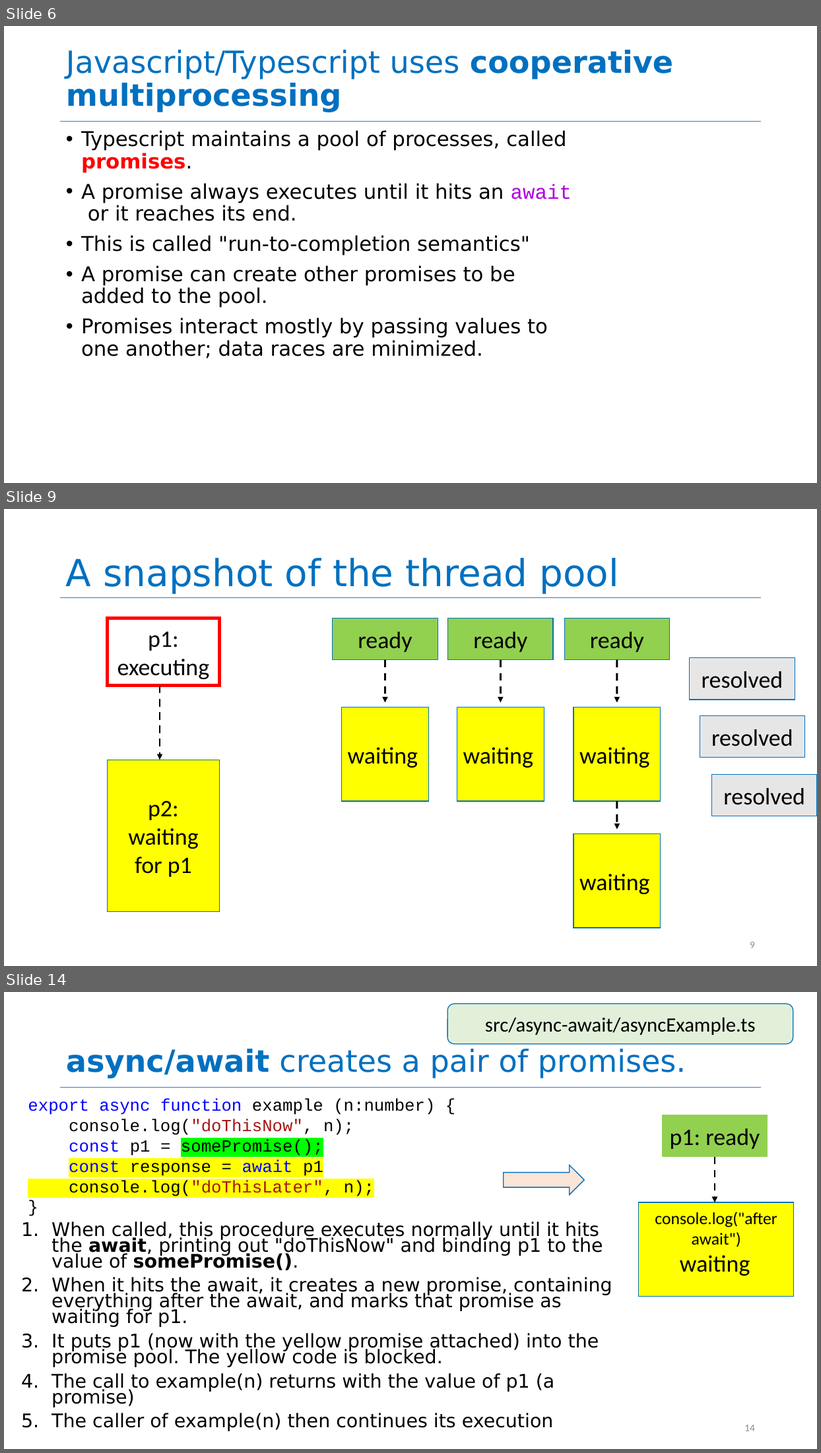
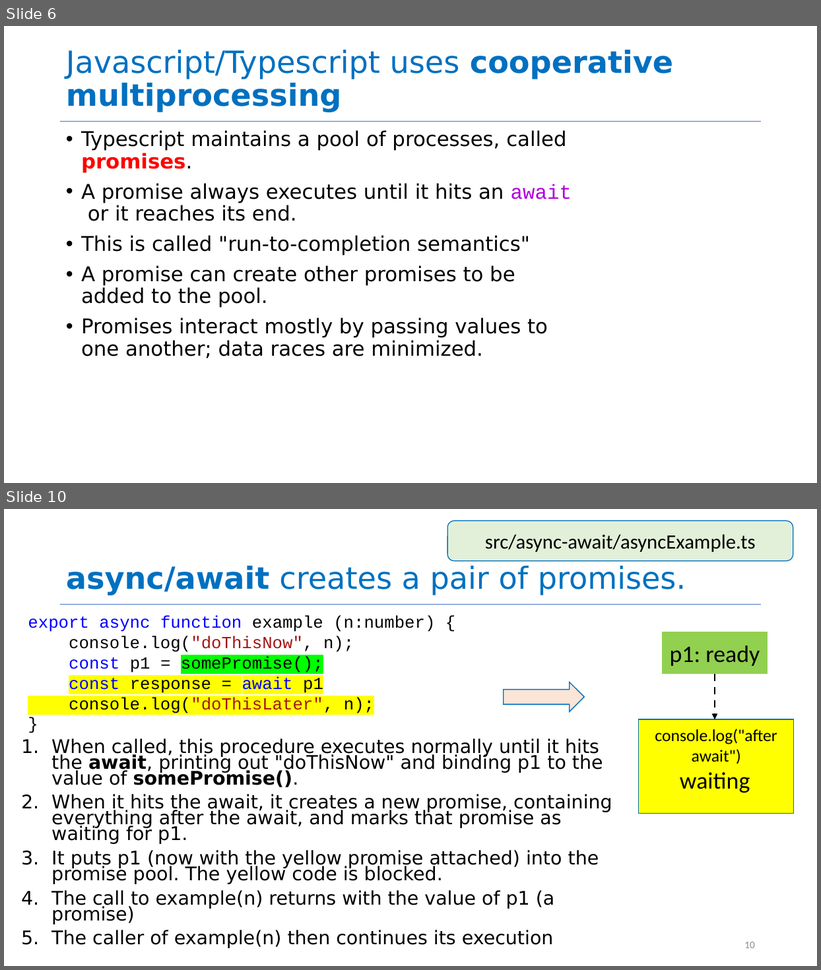
Before and after one commit to neu-se/CS4530-Fall-2024, a slide deck: Slides/Module 06 Concurrency Patterns in Typescript.pptx. Shown one above the other, each under a label of ours: slides 6, 9 and 14 before the commit, slides 6 and 10 after it; the slides between them are not shown. The pictures are 821x1453 and 821x970 pixels, drawn with LibreOffice and Linux fonts; fonts in the diff are those of the drawing. Boxes give left, top, right and bottom in pixels: in the first picture for what was removed or moved away, otherwise in the second. Text is boxed around its words. In the diff, an @@ line names an element or a change of style, - is before the commit and + after.

Commit message:
removed slides 8-11 and added new graphics to add webAPI and message queue

```diff
--- a/Slides/Module 06 Concurrency Patterns in Typescript.pptx
+++ b/Slides/Module 06 Concurrency Patterns in Typescript.pptx
@@ slide 9 removed at [4,509,817,966], background #FFFFFF @@
@@ title removed at [66,558,619,594] @@
-A snapshot of the thread pool
@@ line removed from (60, 597) to (762, 597) @@
@@ rectangle removed at [107,618,220,686] @@
-p1: executing
@@ rectangle removed at [333,618,438,660] @@
-ready
@@ rectangle removed at [448,618,554,660] @@
-ready
@@ rectangle removed at [564,618,670,660] @@
-ready
@@ arrow removed from (385, 660) to (385, 703) @@
@@ arrow removed from (500, 660) to (500, 703) @@
@@ arrow removed from (617, 660) to (617, 703) @@
@@ rectangle removed at [690,658,795,700] @@
-resolved
@@ arrow removed from (160, 686) to (160, 760) @@
@@ rectangle removed at [342,707,429,801] @@
-waiting
@@ rectangle removed at [457,707,545,801] @@
-waiting
@@ rectangle removed at [574,707,661,801] @@
-waiting
@@ rectangle removed at [700,716,805,758] @@
-resolved
@@ rectangle removed at [107,760,220,912] @@
-p2: waiting for p1
@@ rectangle removed at [712,774,817,817] @@
-resolved
@@ arrow removed from (617, 801) to (617, 829) @@
@@ rectangle removed at [574,834,661,928] @@
-waiting
@@ page number removed at [750,942,755,949] @@
-9
@@ what was slide 14 is now slide 10 @@
@@ page number at [745,942,755,949]: text changed @@
-14
+10
```
Also in this commit, not shown: 7 slides changed, 3 slides added, 4 other slides removed, 1 other file.
